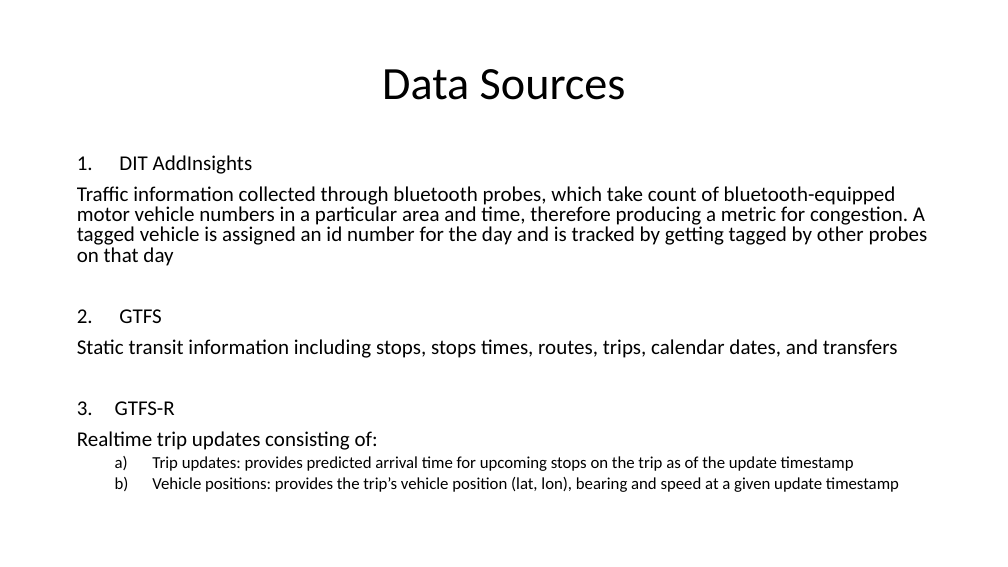
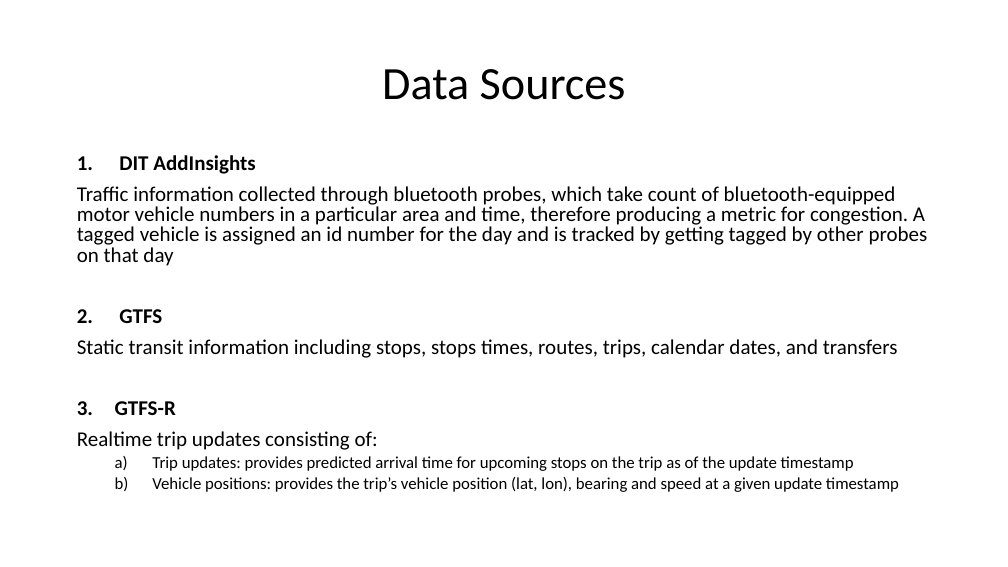
Before and after one commit to imalh2/ETC5543-Lynxx, a slide deck: slide 3 of team-presentation/team_presentation.pptx. Drawn at 1008x567 pixels with LibreOffice and Linux fonts; fonts in the diff are those of the drawing. Boxes give left, top, right and bottom in pixels: in the first picture for what was removed or moved away, otherwise in the second. Text is boxed around its words. In the diff, an @@ line names an element or a change of style, - is before the commit and + after.

```diff
--- a/team-presentation/team_presentation.pptx
+++ b/team-presentation/team_presentation.pptx
@@ text at [115, 155, 255, 415]: bold on in "DIT AddInsights", "GTFS", "GTFS-R" @@
```
Also in this commit, not shown: 12 other slides changed, 1 slide added, 5 other files.
